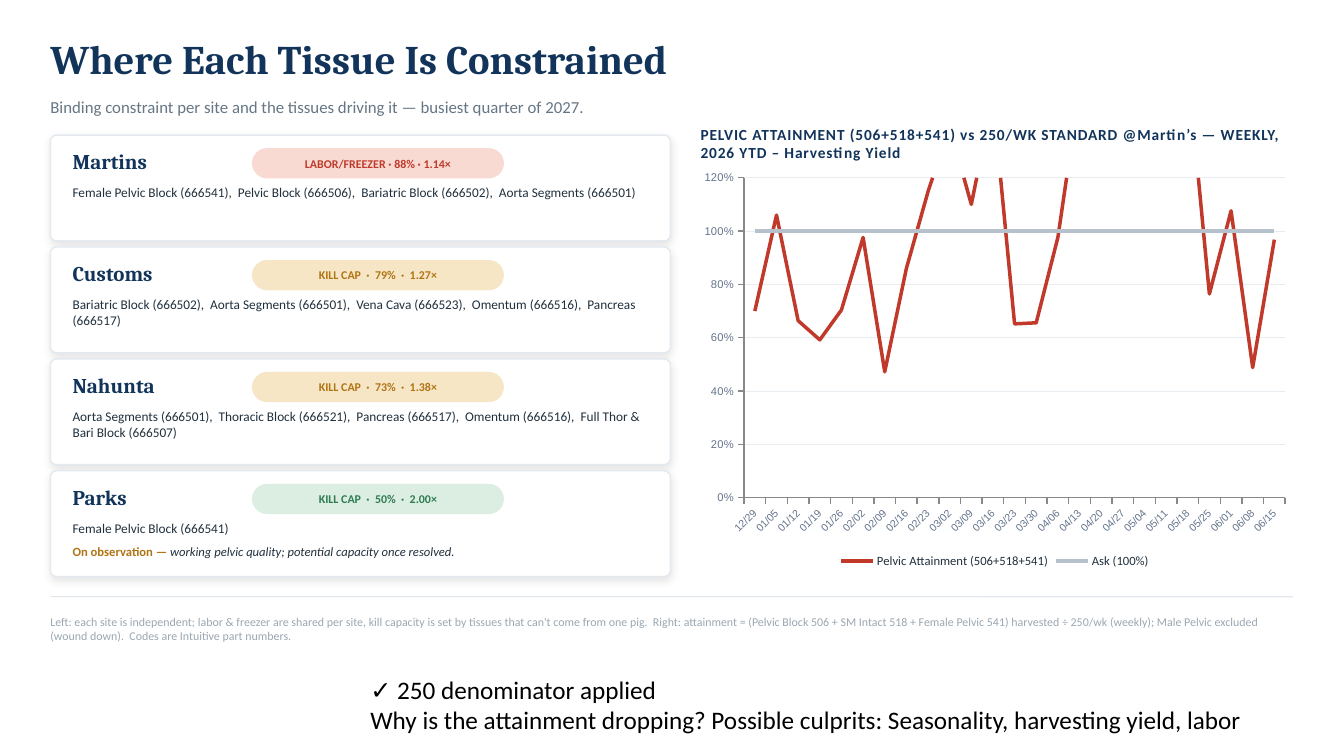
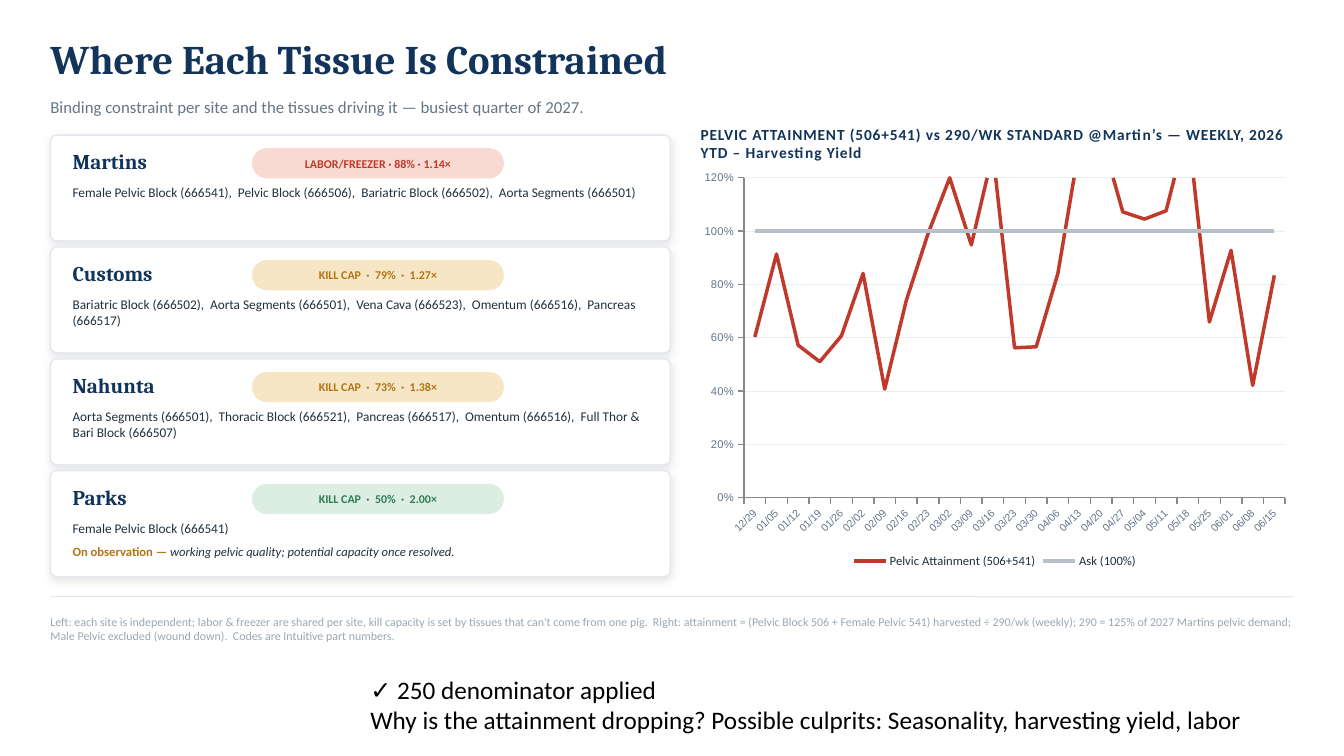
Before and after one commit to naviero1/Claude-Works, a slide deck: slide 2 of tissue-capacity-model/deliverables/Tissue_Capacity_2026_2027.pptx. Drawn at 1344x756 pixels with LibreOffice and Linux fonts; fonts in the diff are those of the drawing. Boxes give left, top, right and bottom in pixels: in the first picture for what was removed or moved away, otherwise in the second. Text is boxed around its words. In the diff, an @@ line names an element or a change of style, - is before the commit and + after.

```diff
--- a/tissue-capacity-model/deliverables/Tissue_Capacity_2026_2027.pptx
+++ b/tissue-capacity-model/deliverables/Tissue_Capacity_2026_2027.pptx
@@ text at (x1=701, y1=128, x2=1283, y2=158): text changed @@
-PELVIC ATTAINMENT (506+518+541) vs 250/WK STANDARD @Martin’s — WEEKLY, 2026 YTD – Harvesting Yield
+PELVIC ATTAINMENT (506+541) vs 290/WK STANDARD @Martin’s — WEEKLY, 2026 YTD – Harvesting Yield
@@ line chart at (x1=693, y1=163, x2=1298, y2=573) @@
-Pelvic Attainment (506+518+541): 70, 106, 66, 59, 70, 98, 47, 86, 115, 139, 110, 150, 65, 66, 98, 153, 158, 124, 121, 125, 162, 76, 108, 49, 97
+Pelvic Attainment (506+541): 60, 91, 57, 51, 61, 84, 41, 74, 99, 120, 95, 129, 56, 57, 84, 132, 136, 107, 104, 108, 140, 66, 93, 42, 83
@@ text at (x1=50, y1=617, x2=1291, y2=642): text changed @@
-Left: each site is independent; labor & freezer are shared per site, kill capacity is set by tissues that can't come from one pig. Right: attainment = (Pelvic Block 506 + SM Intact 518 + Female Pelvic 541) harvested ÷ 250/wk (weekly); Male Pelvic excluded (wound down). Codes are Intuitive part numbers.
+Left: each site is independent; labor & freezer are shared per site, kill capacity is set by tissues that can't come from one pig. Right: attainment = (Pelvic Block 506 + Female Pelvic 541) harvested ÷ 290/wk (weekly); 290 = 125% of 2027 Martins pelvic demand; Male Pelvic excluded (wound down). Codes are Intuitive part numbers.
```
Also in this commit, not shown: 4 other files.
